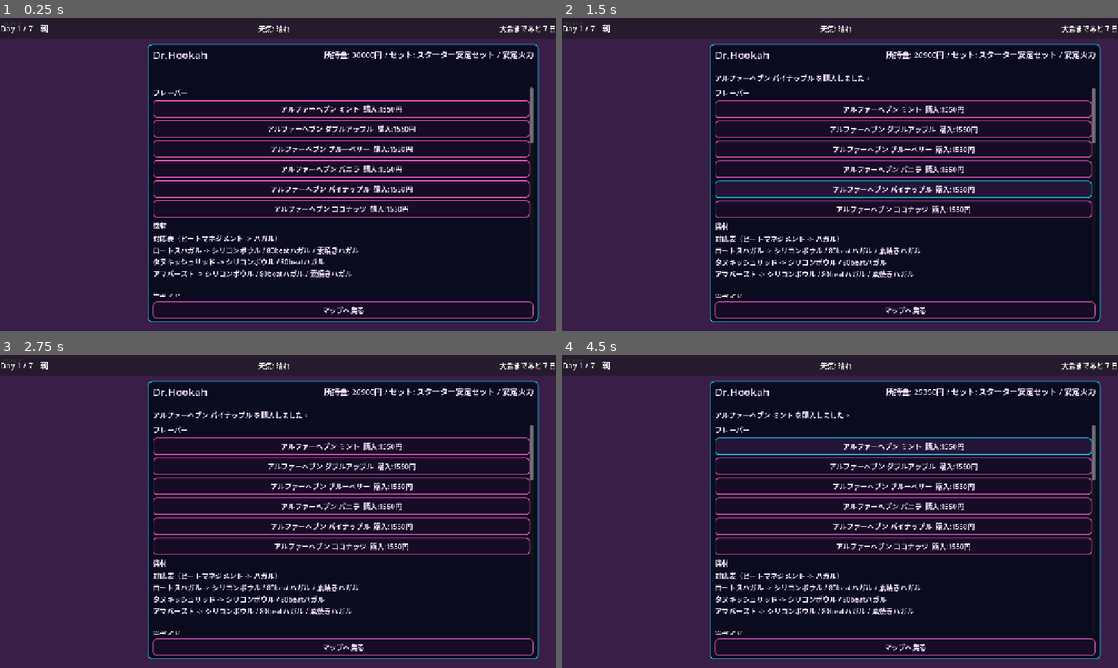
Above: before the commit, frames 1-4 (two rows, left to right).
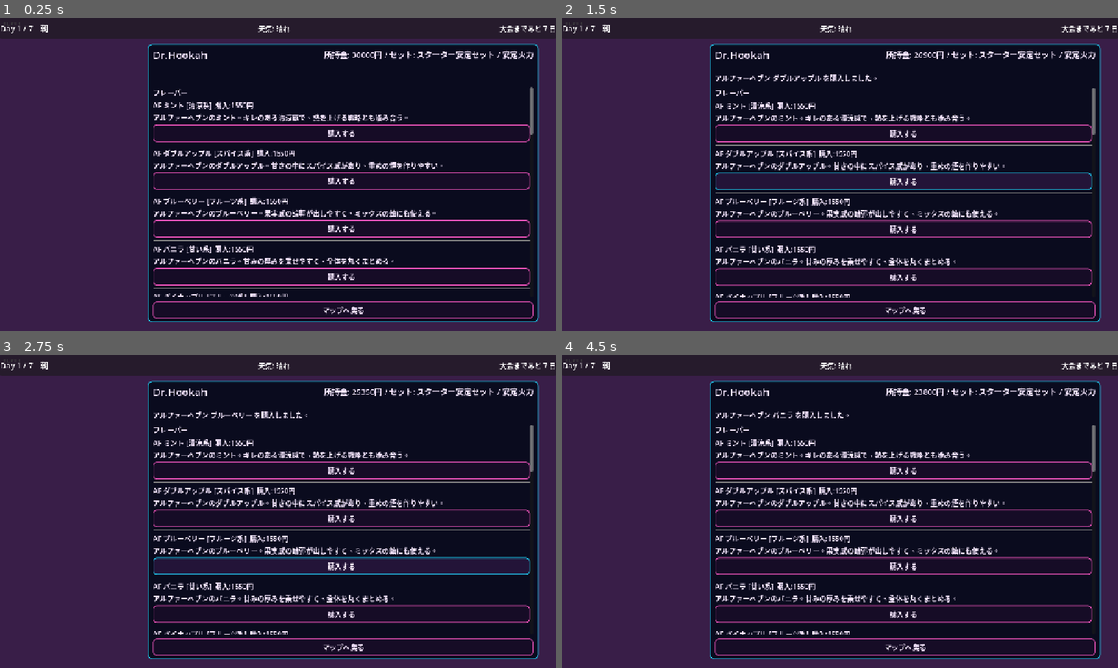
Above: after the commit, the same moments.

Repository: haseatsu114514-dot/shisha-game
Game: Godot game, scene res://scenes/daily/shop.tscn
Same seed, same stepped clock (60 frames per second), same inputs: the game is played once before the commit and once after it. This scene is started directly instead of the project's main scene.
Inputs (mouse positions are in pixels of both pictures, inside the frame that each line leads up to):
- Up to frame 1 (0.25 s): no input
- Up to frame 2 (1.5 s): click (901, 133) at 0.5 s, where only the run after the commit has a clickable "購入する"; click (901, 180) at 1.25 s, where only the run after the commit has a clickable "購入する"
- Up to frame 3 (2.75 s): click (339, 567) at 2 s, where only the run after the commit has a clickable "購入する"
- Up to frame 4 (4.5 s): click (901, 614) at 2.75 s, where only the run after the commit has a clickable "購入する"; click (901, 661) at 3.5 s, where only the run after the commit has a clickable "購入する"; click (901, 445) at 4.25 s, where only the run before the commit has a clickable "アルファーヘブン ミント 購入:1550円"

The runs differ from the first frame. In frame 1, 10% of the frame differs, in the area x 27-96%, y 26-90%; in frame 2, 14%; in frame 3, 15%, in the area x 27-96%, y 10-90%; in frame 4, 14%.

Commit message:
Update shop flavor labels to AF and show flavor categories

Diff:
--- a/data/flavors.json
+++ b/data/flavors.json
@@ -1,10 +1,52 @@
 {
   "flavors": [
-    {"id": "mint", "name": "アルファーヘブン ミント", "price": 1550},
-    {"id": "double_apple", "name": "アルファーヘブン ダブルアップル", "price": 1550},
-    {"id": "blueberry", "name": "アルファーヘブン ブルーベリー", "price": 1550},
-    {"id": "vanilla", "name": "アルファーヘブン バニラ", "price": 1550},
-    {"id": "pineapple", "name": "アルファーヘブン パイナップル", "price": 1550},
-    {"id": "coconut", "name": "アルファーヘブン ココナッツ", "price": 1550}
+    {
+      "id": "mint",
+      "name": "アルファーヘブン ミント",
+      "short_name": "AF ミント",
+      "category": "cooling",
+      "price": 1550,
+      "description": "アルファーヘブンのミント。キレのある清涼感で、熱を上げる戦略とも噛み合う。"
+    },
+    {
+      "id": "double_apple",
+      "name": "アルファーヘブン ダブルアップル",
+      "short_name": "AF ダブルアップル",
+      "category": "spice",
+      "price": 1550,
+      "description": "アルファーヘブンのダブルアップル。甘さの中にスパイス感があり、重めの煙を作りやすい。"
+    },
+    {
+      "id": "blueberry",
+      "name": "アルファーヘブン ブルーベリー",
+      "short_name": "AF ブルーベリー",
+      "category": "fruit",
+      "price": 1550,
+      "description": "アルファーヘブンのブルーベリー。果実感の輪郭が出しやすく、ミックスの軸にも使える。"
+    },
+    {
+      "id": "vanilla",
+      "name": "アルファーヘブン バニラ",
+      "short_name": "AF バニラ",
+      "category": "sweet",
+      "price": 1550,
+      "description": "アルファーヘブンのバニラ。甘みの厚みを乗せやすく、全体を丸くまとめる。"
+    },
+    {
+      "id": "pineapple",
+      "name": "アルファーヘブン パイナップル",
+      "short_name": "AF パイナップル",
+      "category": "fruit",
+      "price": 1550,
+      "description": "アルファーヘブンのパイナップル。立ち上がりが明るく、攻めた温度帯でも輪郭が残る。"
+    },
+    {
+      "id": "coconut",
+      "name": "アルファーヘブン ココナッツ",
+      "short_name": "AF ココナッツ",
+      "category": "sweet",
+      "price": 1550,
+      "description": "アルファーヘブンのココナッツ。甘い余韻が長く、重心を下げたい配合で強い。"
+    }
   ]
 }
--- a/scripts/daily/shop.gd
+++ b/scripts/daily/shop.gd
@@ -67,13 +67,39 @@
 
 
 func _add_flavor_button(item: Dictionary) -> void:
+	var wrapper = VBoxContainer.new()
+	wrapper.size_flags_horizontal = Control.SIZE_EXPAND_FILL
+
+	var flavor_id = str(item.get("id", ""))
+	var short_name = str(item.get("short_name", ""))
+	var full_name = str(item.get("name", flavor_id))
+	var display_name = short_name if short_name != "" else full_name
+	var category = str(item.get("category", ""))
+	if category == "":
+		category = PlayerData.get_flavor_category(flavor_id)
+	var category_label = PlayerData.get_flavor_specialty_label(category)
+	var price = _get_buy_price(item)
+	var title_label = Label.new()
+	title_label.text = "%s [%s]  購入:%d円" % [display_name, category_label, price]
+	title_label.autowrap_mode = TextServer.AUTOWRAP_WORD_SMART
+	wrapper.add_child(title_label)
+
+	var description = str(item.get("description", ""))
+	if description != "":
+		var desc_label = Label.new()
+		desc_label.text = description
+		desc_label.autowrap_mode = TextServer.AUTOWRAP_WORD_SMART
+		wrapper.add_child(desc_label)
+
 	var button = Button.new()
-	var name = str(item.get("name", "item"))
-	var price = _get_buy_price(item)
-	button.text = "%s  購入:%d円" % [name, price]
+	button.text = "購入する"
 	button.size_flags_horizontal = Control.SIZE_EXPAND_FILL
 	button.pressed.connect(_on_flavor_buy_pressed.bind(item))
-	item_container.add_child(button)
+	wrapper.add_child(button)
+
+	var separator = HSeparator.new()
+	wrapper.add_child(separator)
+	item_container.add_child(wrapper)
 
 
 func _add_equipment_entry(item: Dictionary, equipment_items: Array) -> void:
